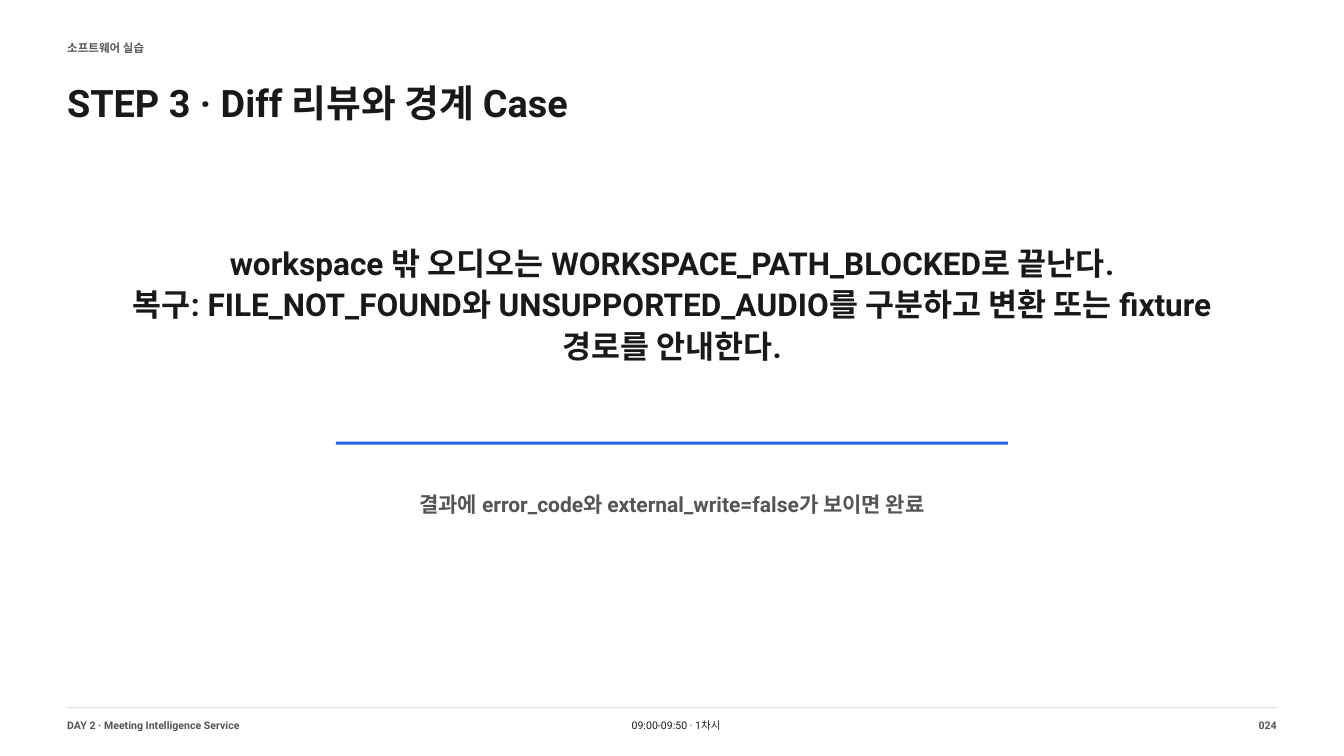
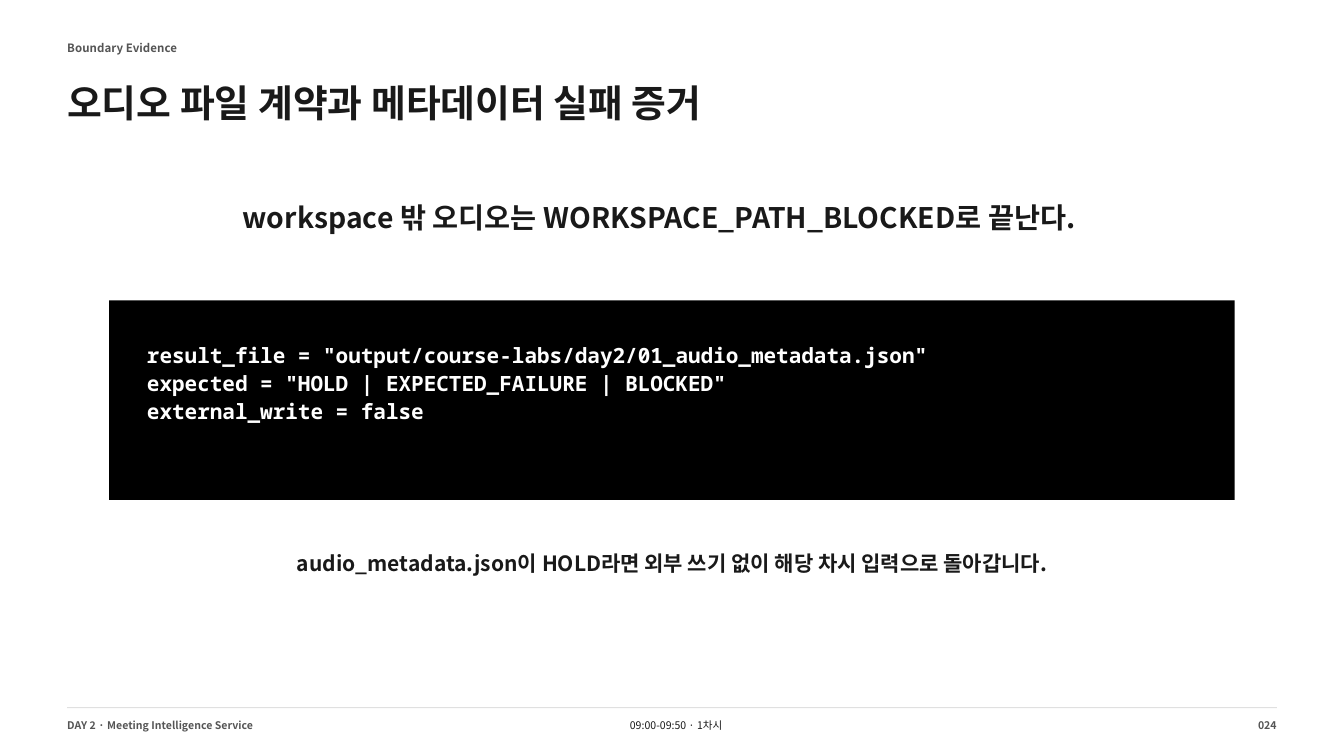
Before and after one commit to smilesjcha/llm-agent-and-workflow-automation, a slide deck: slide 24 of slides/IPA_LLM_Agent_업무자동화_Day2_DRAFT_240p.pptx. Drawn at 1344x756 pixels with LibreOffice and Linux fonts; fonts in the diff are those of the drawing. Boxes give left, top, right and bottom in pixels: in the first picture for what was removed or moved away, otherwise in the second. Text is boxed around its words. In the diff, an @@ line names an element or a change of style, - is before the commit and + after.

```diff
--- a/slides/IPA_LLM_Agent_업무자동화_Day2_DRAFT_240p.pptx
+++ b/slides/IPA_LLM_Agent_업무자동화_Day2_DRAFT_240p.pptx
@@ text at <box>67,43,177,55</box>: text changed; font Roboto to Noto Sans CJK KR @@
-소프트웨어 실습
+Boundary Evidence
@@ text at <box>67,85,702,121</box>: text changed; font Roboto to Noto Sans CJK KR @@
-STEP 3 · Diff 리뷰와 경계 Case
+오디오 파일 계약과 메타데이터 실패 증거
@@ text "workspace 밖 오디오는 WORKSPACE_PATH_BLOCKED로 끝난다.": place and size @@
-text "workspace 밖 오디오는 WORKSPACE_PATH_BLOCKED로 끝난다." at <box>133,248,1211,361</box>
+text "workspace 밖 오디오는 WORKSPACE_PATH_BLOCKED로 끝난다." at <box>243,204,1076,234</box>
@@ text "workspace 밖 오디오는 WORKSPACE_PATH_BLOCKED로 끝난다." at <box>243,204,1076,234</box>: size 22.5 to 20.2 pt, font Roboto to Noto Sans CJK KR @@
@@ text at <box>133,289,1211,361</box>: paragraph removed @@
-복구: FILE_NOT_FOUND와 UNSUPPORTED_AUDIO를 구분하고 변환 또는 fixture 경로를 안내한다.
@@ rectangle added at <box>109,300,1235,500</box>, fill #000000 @@
@@ text at <box>147,346,927,423</box>: text changed; font Roboto to Noto Sans Mono; text colour #555555 to #FFFFFF @@
-결과에 error_code와 external_write=false가 보이면 완료
+result_file = "output/course-labs/day2/01_audio_metadata.json"
+expected = "HOLD | EXPECTED_FAILURE | BLOCKED"
+external_write = false
@@ line removed from (336, 444) to (1008, 444) @@
@@ text added at <box>297,553,1048,576</box>, 15 pt, text #191919, bold @@
+audio_metadata.json이 HOLD라면 외부 쓰기 없이 해당 차시 입력으로 돌아갑니다.
@@ text "DAY 2 · Meeting Intelligence ..." at <box>67,720,253,732</box>: font Roboto to Noto Sans CJK KR @@
@@ text "09:00-09:50 · 1차시" at <box>630,720,722,730</box>: font Roboto to Noto Sans CJK KR @@
```
Also in this commit, not shown: 213 other slides changed, 26 slides added, 26 slides removed, 13 other files.
